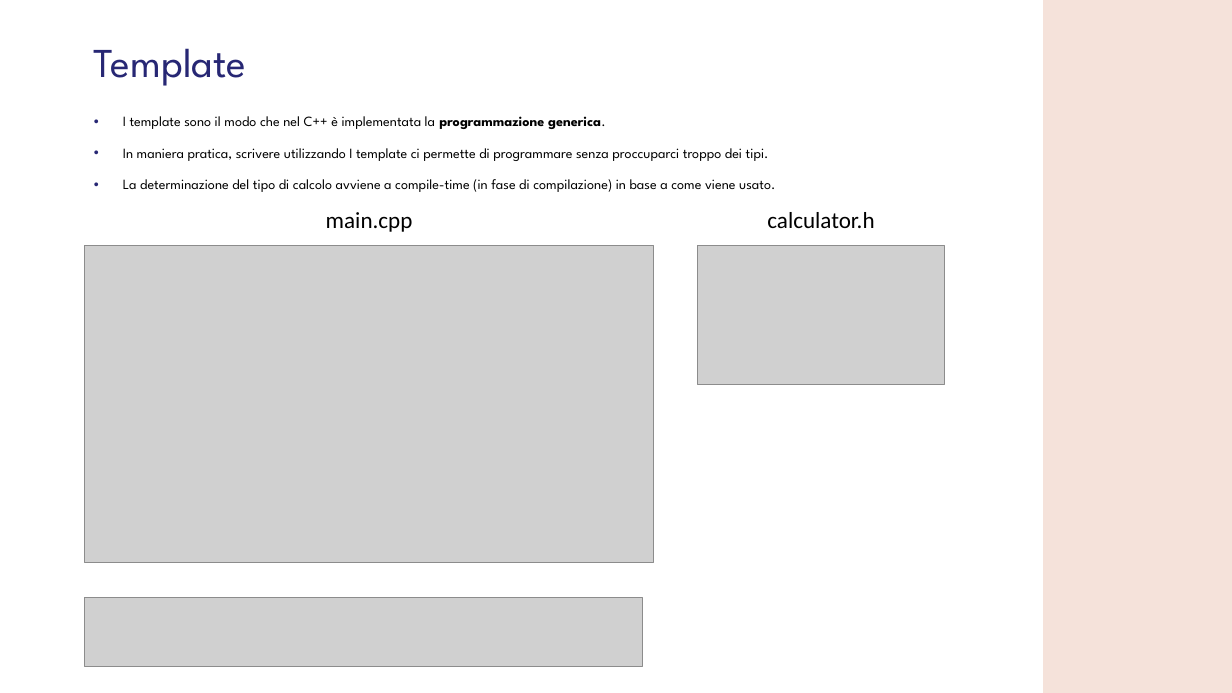
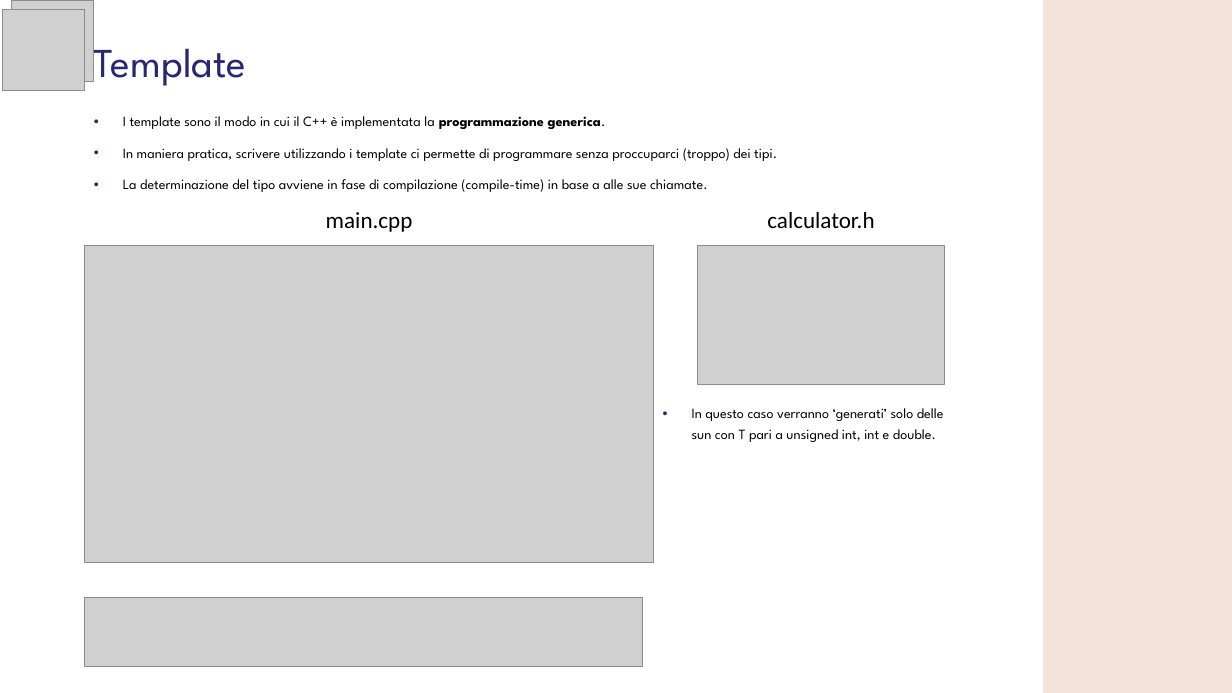
Before and after one commit to GMATZEU42/WS, a slide deck: slide 4 of WS04/WS_4.odp. Drawn at 1232x693 pixels with LibreOffice and Linux fonts; fonts in the diff are those of the drawing; grey boxes stand for pictures; background and template pictures are left out. Boxes give left, top, right and bottom in pixels: in the first picture for what was removed or moved away, otherwise in the second. Text is boxed around its words. In the diff, an @@ line names an element or a change of style, - is before the commit and + after.

Commit message:
Update WS04 presentation

```diff
--- a/WS04/WS_4.odp
+++ b/WS04/WS_4.odp
@@ picture added at (3, 9, 85, 91) @@
@@ picture added at (12, 0, 94, 82) @@
@@ text at (123, 116, 777, 192): text changed @@
-• I template sono il modo che nel C++ è implementata la programmazione generica.
-• In maniera pratica, scrivere utilizzando I template ci permette di programmare senza proccuparci troppo dei tipi.
-• La determinazione del tipo di calcolo avviene a compile-time (in fase di compilazione) in base a come viene usato.
+• I template sono il modo in cui il C++ è implementata la programmazione generica.
+• In maniera pratica, scrivere utilizzando i template ci permette di programmare senza proccuparci (troppo) dei tipi.
+• La determinazione del tipo avviene in fase di compilazione (compile-time) in base a alle sue chiamate.
@@ text added at (692, 408, 944, 442), 11 pt, text #000000 @@
+• In questo caso verranno ‘generati’ solo delle sun con T pari a unsigned int, int e double.
```
Also in this commit, not shown: 2 other slides changed, 4 slides added, 4 slides removed.
